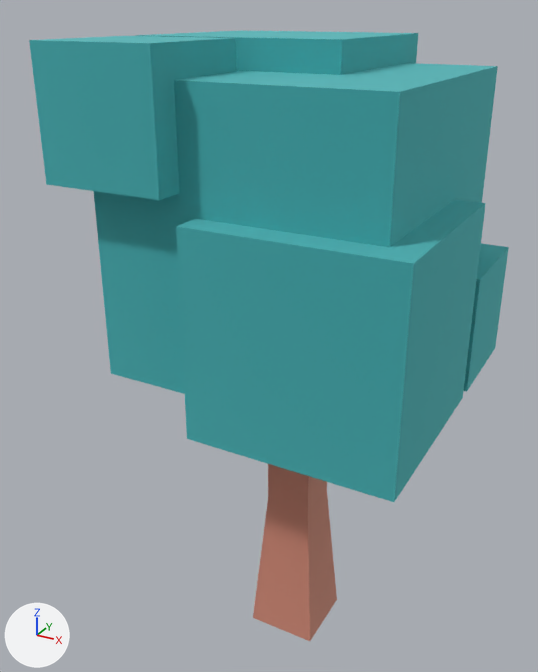
Two versions of the glTF model public/models/nf2/nature/tree_blocks_dark.glb, one commit apart.
Camera for both pictures: a camera (50 mm lens) standing at (0.567, -1.154, 1.177) and looking at (-0.065, -0.005, 0.603). The lights are fixed; the arrows at lower left show +X, +Y and +Z. The first picture is the older version. Where no turn or scale is listed for an object, it has been applied to the vertices.

The first picture shows 'tree_blocks_dark'.
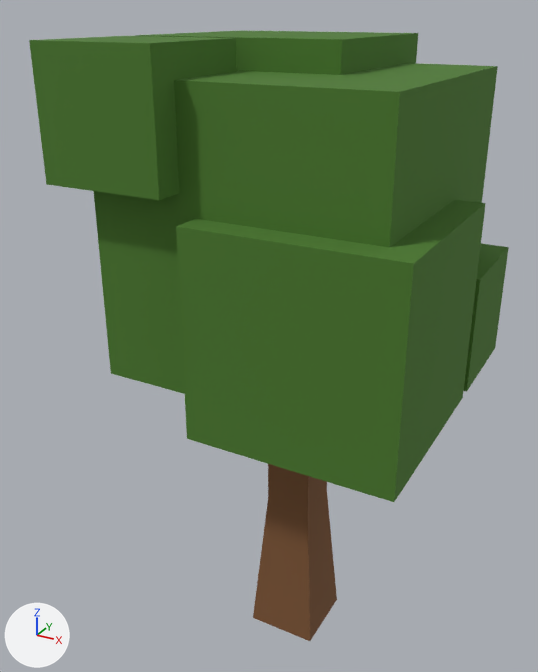
What differs and where, as boxes [x1, y1, x2, y2] in the pictures (538 x 672 px):
'tree_blocks_dark', recoloured, surface changed (cyan to dark green)
    both: [29, 31, 509, 641]

Edits to the bpy script that builds the scene:
```text
Change mat_woodbarkdark:
    mat_woodbarkdark.metallic: 1.0 -> 0.0
    mat_woodbarkdark.base_color: (0.8, 0.463, 0.369) -> (0.205, 0.0887, 0.0319)  # beige #e7b5a4 -> brown #7d5432
Change mat_leafsdark:
    mat_leafsdark.metallic: 1.0 -> 0.0
    mat_leafsdark.base_color: (0.169, 0.651, 0.667) -> (0.0685, 0.195, 0.0222)  # cyan #72d3d5 -> dark green #4a7a29
Remove ob_tmpparent:
    ob_tmpparent = bpy.data.objects.new('tmpParent', None)
    ob_tmpparent.location = (0.0, 0.0, 0.0)
```
